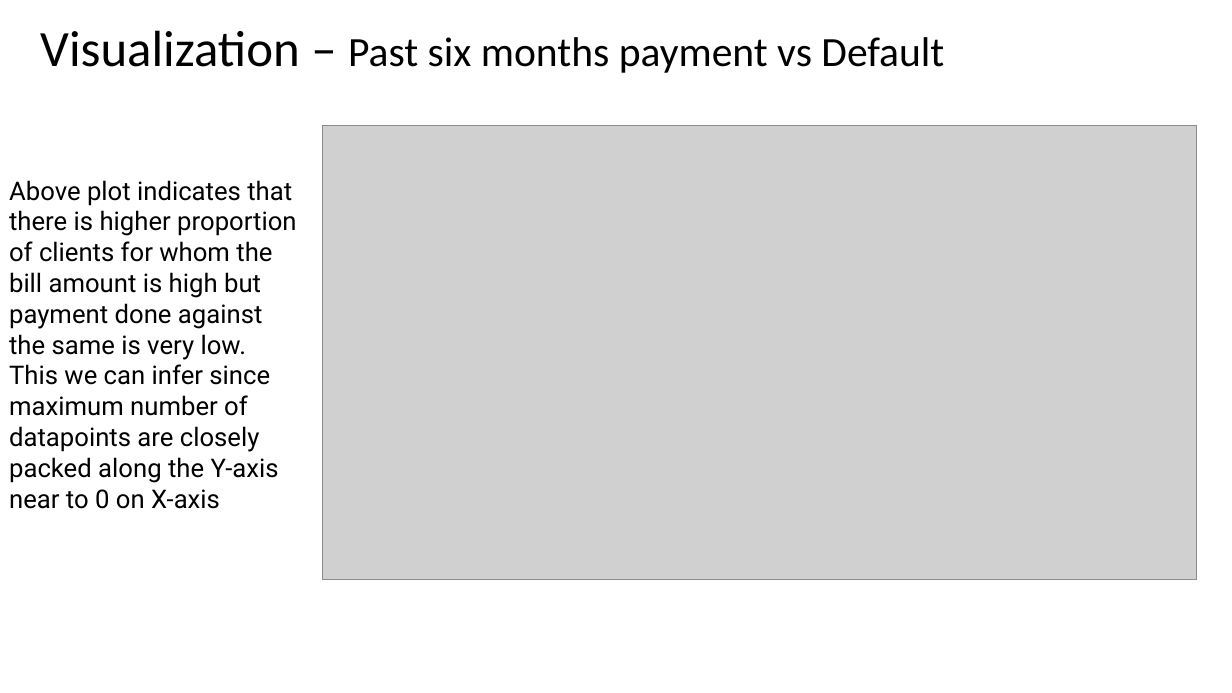
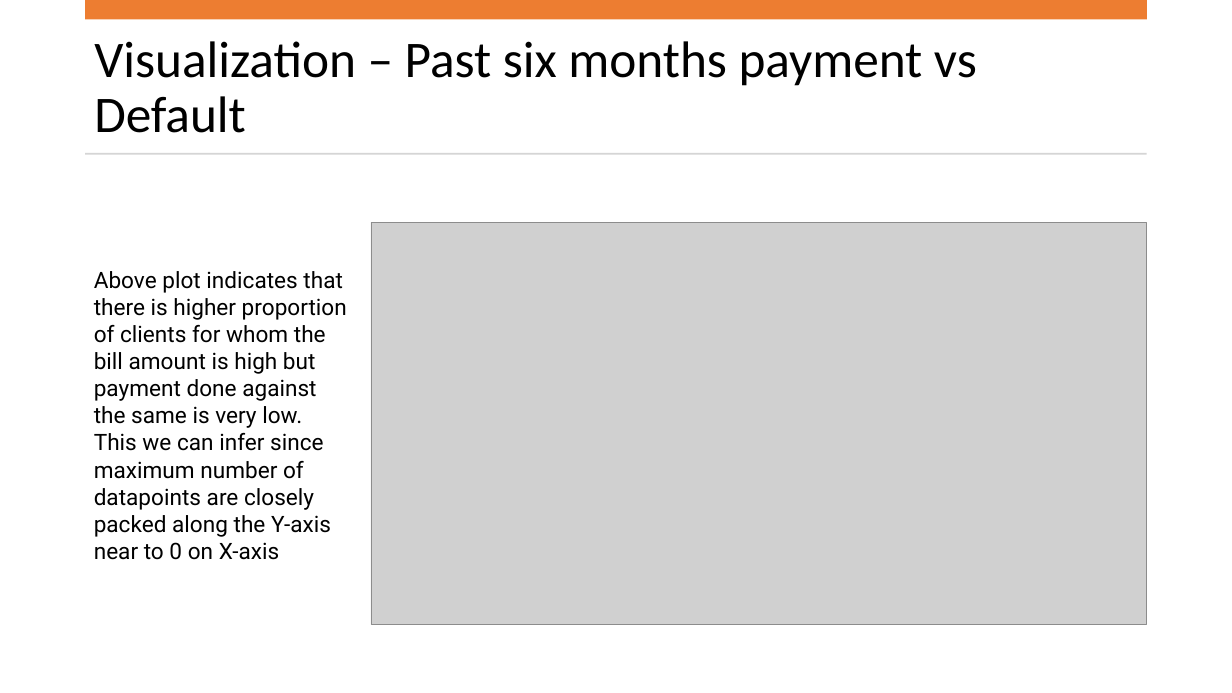
Before and after one commit to pragyanandan/mini-Project-2-ML, a slide deck: slide 10 of Mini-Project.pptx. Drawn at 1232x693 pixels with LibreOffice and Linux fonts; fonts in the diff are those of the drawing; grey boxes stand for pictures. Boxes give left, top, right and bottom in pixels: in the first picture for what was removed or moved away, otherwise in the second. Text is boxed around its words. In the diff, an @@ line names an element or a change of style, - is before the commit and + after.

```diff
--- a/Mini-Project.pptx
+++ b/Mini-Project.pptx
@@ rectangle added at [85,0,1147,19], fill #ED7D31 @@
@@ title "Visualization – Past six months ...": place and size @@
-title "Visualization – Past six months ..." at [40,30,944,73]
+title "Visualization – Past six months ..." at [94,41,977,133]
@@ title "Visualization – Past six months ..." at [94,41,977,133]: size 39.6 to 40 pt in "Visualization –"; size 32.4 to 40 pt in "Past six months payment vs Default" @@
@@ rectangle added at [85,152,1147,154], fill #D5D5D5 @@
@@ picture: place and size @@
-picture at [323,126,1197,579]
+picture at [372,223,1147,626]
@@ text "Above plot indicates that there ...": place and size @@
-text "Above plot indicates that there ..." at [9,180,296,509]
+text "Above plot indicates that there ..." at [94,271,347,560]
@@ text "Above plot indicates that there ..." at [94,271,347,560]: size 20 to 17.6 pt; more space between paragraphs @@
```
Also in this commit, not shown: 12 other slides changed, 11 slides added, 1 slide removed, 2 other files.
